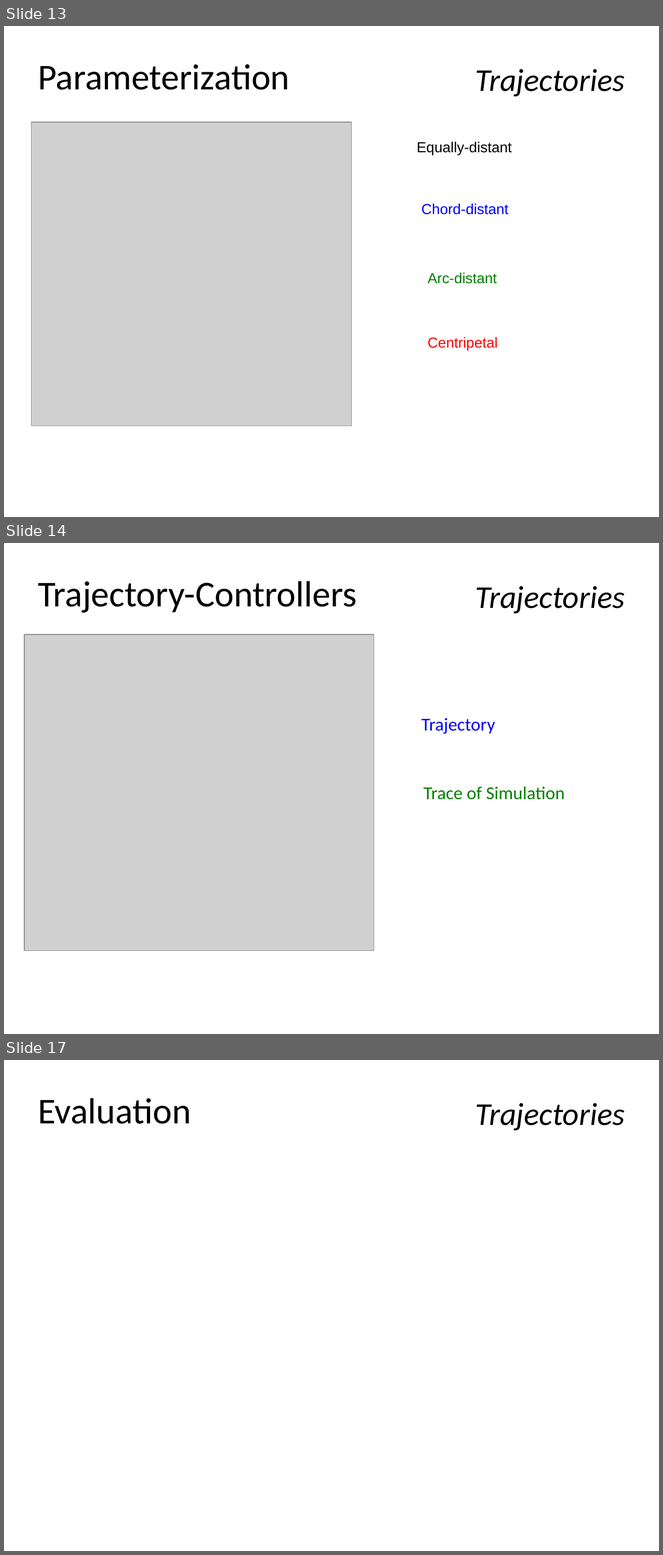
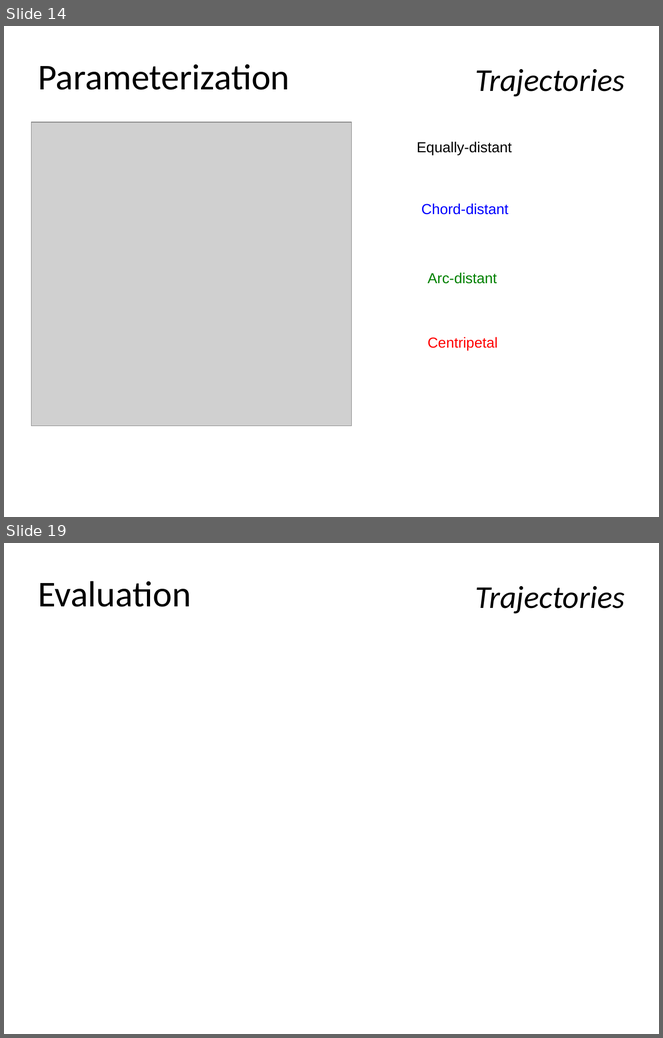
Before and after one commit to skye-HMI/BA-HMI, a slide deck: powerpoint/final_presentation.pptx. Shown one above the other, each under a label of ours: slides 13, 14 and 17 before the commit, slides 14 and 19 after it; the slides between them are not shown. The pictures are 663x1555 and 663x1038 pixels, drawn with LibreOffice and Linux fonts; fonts in the diff are those of the drawing; grey boxes stand for pictures; background and template pictures are left out. Boxes give left, top, right and bottom in pixels: in the first picture for what was removed or moved away, otherwise in the second. Text is boxed around its words. In the diff, an @@ line names an element or a change of style, - is before the commit and + after.

```diff
--- a/powerpoint/final_presentation.pptx
+++ b/powerpoint/final_presentation.pptx
@@ slide 14 removed at <box>4,543,659,1034</box>, background #FFFFFF @@
@@ title removed at <box>38,581,357,613</box> @@
-Trajectory-Controllers
@@ subtitle removed at <box>475,586,625,614</box> @@
-Trajectories
@@ picture removed at <box>24,635,374,951</box> @@
@@ text removed at <box>422,718,495,734</box> @@
-Trajectory
@@ text removed at <box>424,786,565,800</box> @@
-Trace of Simulation
@@ page number removed at <box>520,1021,637,1034</box> @@
-14
@@ what was slide 13 is now slide 14 @@
@@ what was slide 17 is now slide 19 @@
```
Also in this commit, not shown: 4 slides changed, 3 slides added, 12 other files.
